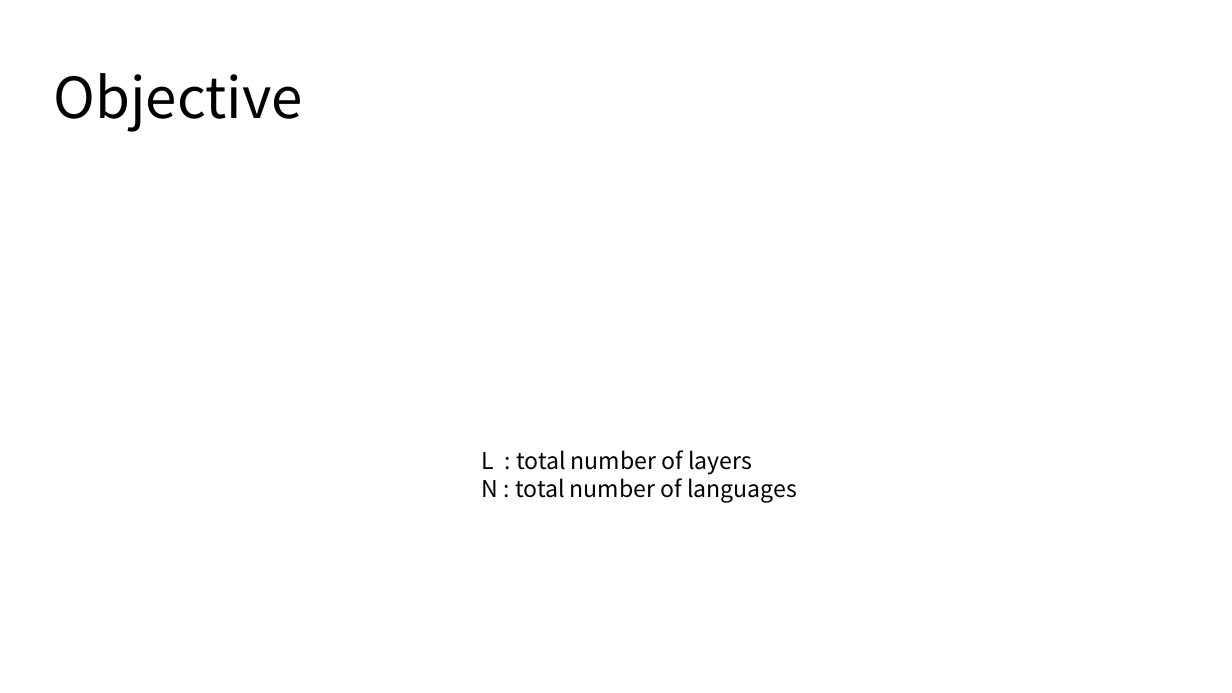
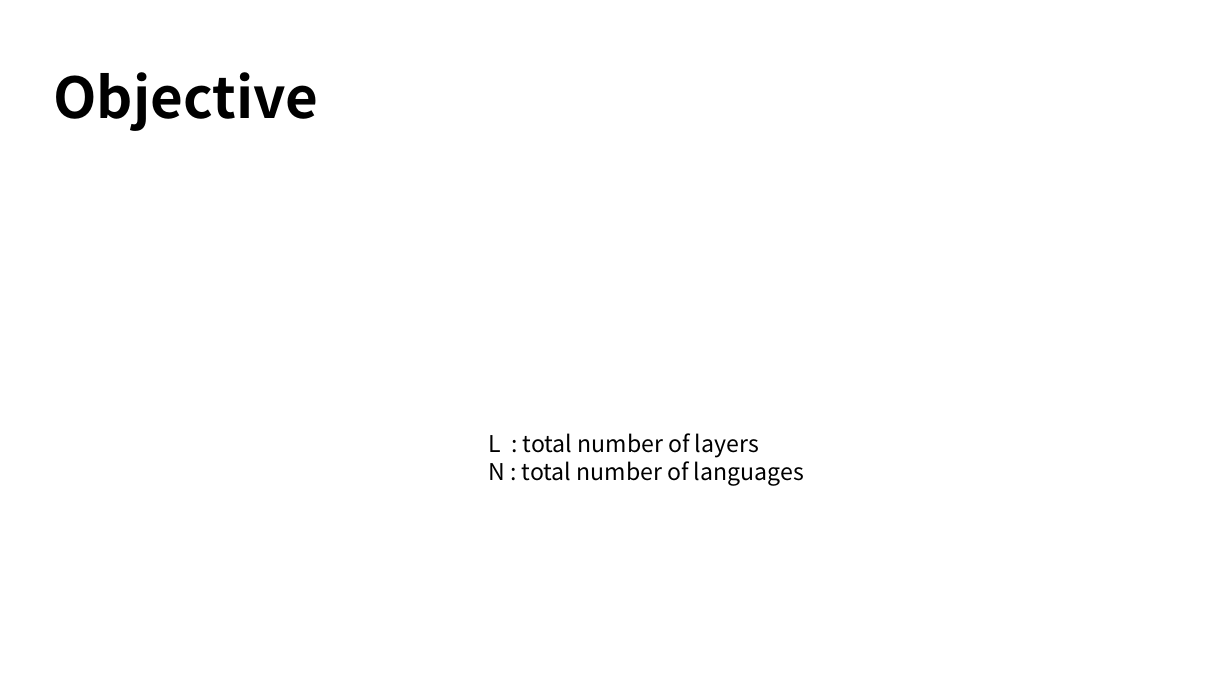
Before and after one commit to fxnnxc/text_summarization, a slide deck: slide 11 of Deep Transformers with Latent Depth.pptx (slide 10 before the commit). Drawn at 1232x693 pixels with LibreOffice and Linux fonts; fonts in the diff are those of the drawing; grey boxes stand for pictures. Boxes give left, top, right and bottom in pixels: in the first picture for what was removed or moved away, otherwise in the second. Text is boxed around its words. In the diff, an @@ line names an element or a change of style, - is before the commit and + after.

```diff
--- a/Deep Transformers with Latent Depth.pptx
+++ b/Deep Transformers with Latent Depth.pptx
@@ title "Objective" at bbox=[54, 72, 319, 131]: bold on @@
@@ text "L : total number of ...": place and size @@
-text "L : total number of ..." at bbox=[482, 450, 797, 503]
+text "L : total number of ..." at bbox=[488, 433, 804, 485]
```
Also in this commit, not shown: 7 other slides changed, 6 slides added, 3 slides removed, 2 other files.
